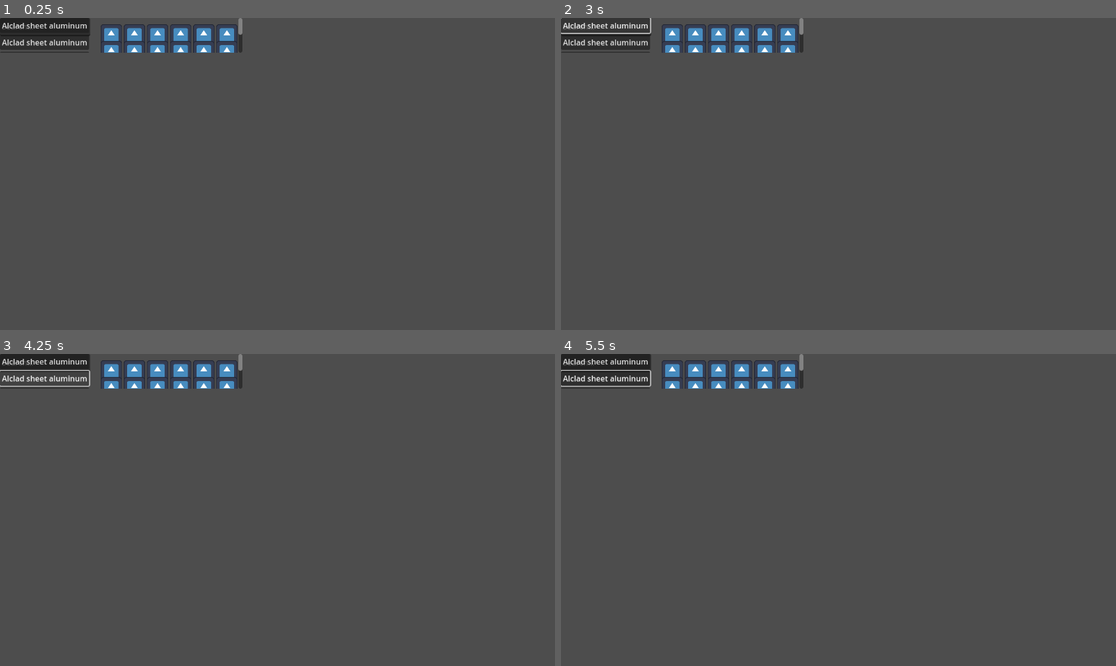
Above: before the commit, frames 1-4 (two rows, left to right).
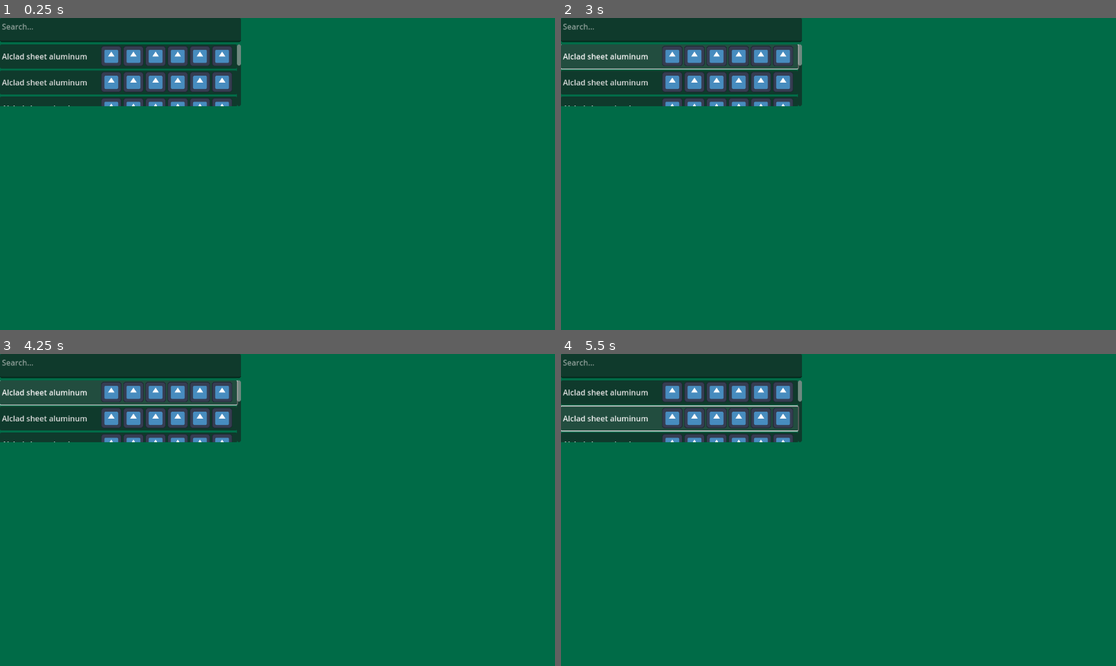
Above: after the commit, the same moments.

Repository: dFarium/Satisfactory-producction-planner
Game: Godot game, scene res://Scenes/product_menu.tscn
Two runs of this game, one before a commit and one after it. Both use one fixed random seed, a clock stepped at 60 frames per second and the inputs below. This scene is started directly instead of the project's main scene. The engine's default icon, where the game draws it, is replaced by a stand-in: a white triangle on a blue panel in a dark square.
Inputs:
- Up to frame 1 (0.25 s): no input
- Up to frame 2 (3 s): click "Alclad sheet aluminum" at 0.5 s; click "Alclad sheet aluminum" at 1.25 s; click "Alclad sheet aluminum" at 2 s; click "Alclad sheet aluminum" at 2.75 s
- Up to frame 3 (4.25 s): click "Alclad sheet aluminum" at 3.5 s
- Up to frame 4 (5.5 s): click "Alclad sheet aluminum" at 4.25 s; click "Alclad sheet aluminum" at 5 s

The runs differ from the first frame. In frame 1, 98% of the frame differs, in the area x 0-100%, y 0-100%; in frame 2, 98%; in frame 3, 98%; in frame 4, 98%.

Commit message:
background color

Diff:
--- a/Scenes/button_option.tscn
+++ b/Scenes/button_option.tscn
@@ -3,8 +3,9 @@
 [ext_resource type="Texture2D" uid="uid://cdev2sp64qvp5" path="res://icon.svg" id="1_0grq7"]
 
 [node name="Button" type="Button"]
-offset_right = 503.0
-offset_bottom = 67.0
+custom_minimum_size = Vector2(0, 50)
+offset_right = 495.0
+offset_bottom = 50.0
 text = "Alclad sheet aluminum"
 alignment = 0
 icon_alignment = 2
@@ -12,10 +13,10 @@
 
 [node name="HBoxContainer" type="HBoxContainer" parent="."]
 layout_mode = 0
-offset_left = 209.0
-offset_top = 13.0
-offset_right = 496.0
-offset_bottom = 57.0
+offset_left = 210.0
+offset_top = 3.0
+offset_right = 488.0
+offset_bottom = 45.0
 
 [node name="TextureRect" type="TextureRect" parent="HBoxContainer"]
 layout_mode = 2
@@ -46,12 +47,3 @@
 layout_mode = 2
 texture = ExtResource("1_0grq7")
 expand_mode = 2
-
-[node name="button_option" type="Control" parent="."]
-layout_mode = 1
-anchor_right = 0.435
-anchor_bottom = 0.103
-offset_right = -0.120026
-offset_bottom = 0.255997
-grow_horizontal = 2
-grow_vertical = 2
--- a/Scenes/canvas.tscn
+++ b/Scenes/canvas.tscn
@@ -10,3 +10,10 @@
 position = Vector2(533, 305)
 
 [node name="Node" type="Node" parent="."]
+
+[node name="Control" type="Control" parent="."]
+layout_mode = 3
+anchors_preset = 0
+
+[node name="ColorRect" type="ColorRect" parent="Control"]
+layout_mode = 1
--- a/Scenes/product_menu.tscn
+++ b/Scenes/product_menu.tscn
@@ -12,17 +12,21 @@
 
 [node name="TextEdit" type="TextEdit" parent="."]
 layout_mode = 0
-offset_right = 187.0
-offset_bottom = 38.0
+offset_right = 500.0
+offset_bottom = 50.0
 placeholder_text = "Search..."
 
 [node name="ScrollContainer" type="ScrollContainer" parent="."]
 layout_mode = 0
-offset_right = 503.0
-offset_bottom = 72.0
+offset_top = 55.0
+offset_right = 500.0
+offset_bottom = 183.0
 
 [node name="VBoxContainer" type="VBoxContainer" parent="ScrollContainer"]
 layout_mode = 2
+size_flags_horizontal = 3
+size_flags_vertical = 3
+size_flags_stretch_ratio = 0.0
 
 [node name="Button" parent="ScrollContainer/VBoxContainer" instance=ExtResource("1_j2lak")]
 layout_mode = 2
@@ -38,3 +42,12 @@
 
 [node name="Button5" parent="ScrollContainer/VBoxContainer" instance=ExtResource("1_j2lak")]
 layout_mode = 2
+
+[node name="Button6" parent="ScrollContainer/VBoxContainer" instance=ExtResource("1_j2lak")]
+layout_mode = 2
+
+[node name="Button7" parent="ScrollContainer/VBoxContainer" instance=ExtResource("1_j2lak")]
+layout_mode = 2
+
+[node name="Button8" parent="ScrollContainer/VBoxContainer" instance=ExtResource("1_j2lak")]
+layout_mode = 2
--- a/project.godot
+++ b/project.godot
@@ -37,3 +37,4 @@
 [rendering]
 
 renderer/rendering_method="mobile"
+environment/defaults/default_clear_color=Color(0, 0.419608, 0.278431, 1)
